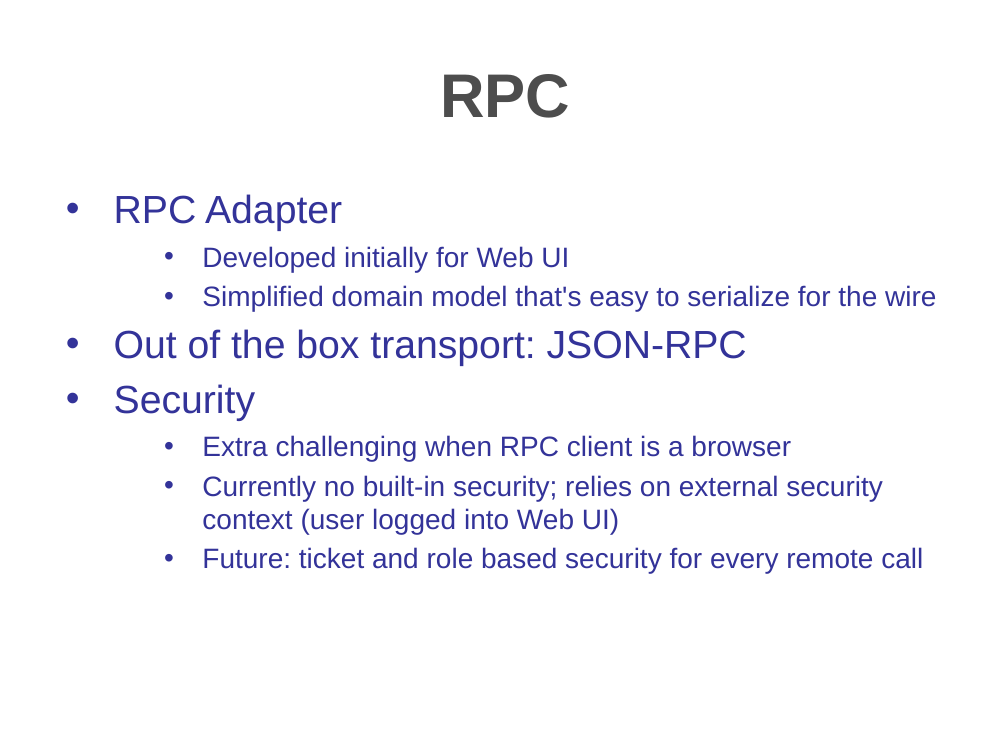
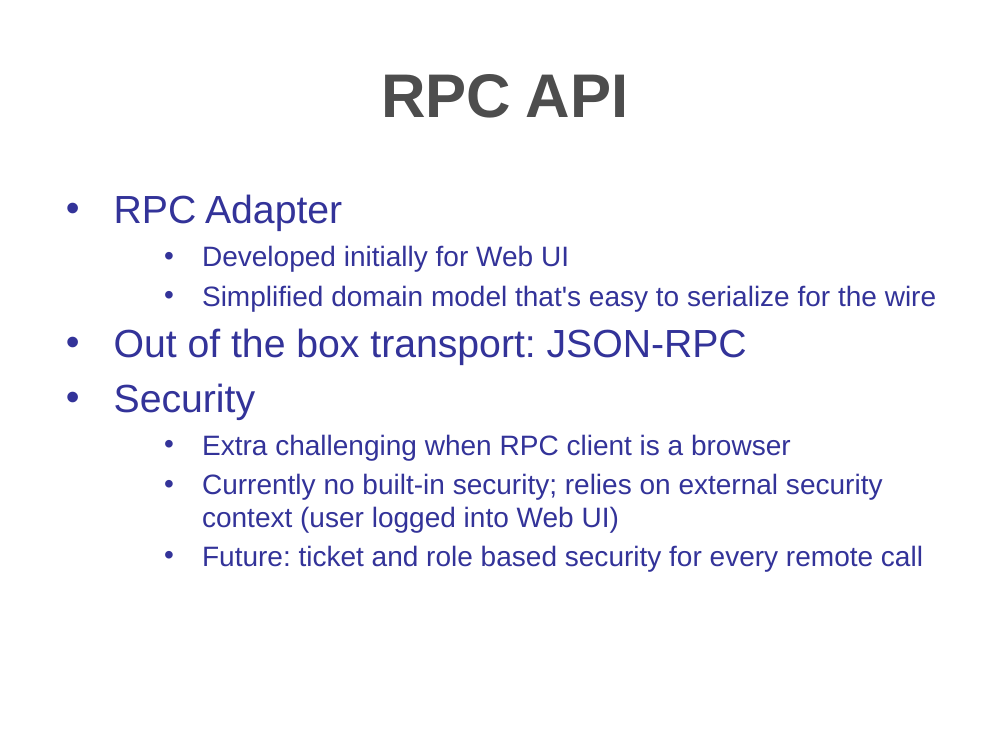
Before and after one commit to hzbarcea/cosmo, a slide deck: slide 24 of src/docs/presentations/apachecon2006.ppt (slide 25 before the commit). Drawn at 1008x756 pixels with LibreOffice and Linux fonts; fonts in the diff are those of the drawing; background and template pictures are left out. Boxes give left, top, right and bottom in pixels: in the first picture for what was removed or moved away, otherwise in the second. Text is boxed around its words. In the diff, an @@ line names an element or a change of style, - is before the commit and + after.

```diff
--- a/src/docs/presentations/apachecon2006.ppt
+++ b/src/docs/presentations/apachecon2006.ppt
@@ title at (x1=381, y1=74, x2=629, y2=118): text changed @@
-RPC
+RPC API
@@ text "RPC Adapter" at (x1=114, y1=194, x2=936, y2=571): line spacing 33.4pt to 33.2pt; line spacing 23.4pt to 23.1pt @@
```
Also in this commit, not shown: 23 other slides changed, 5 slides added, 5 slides removed.
